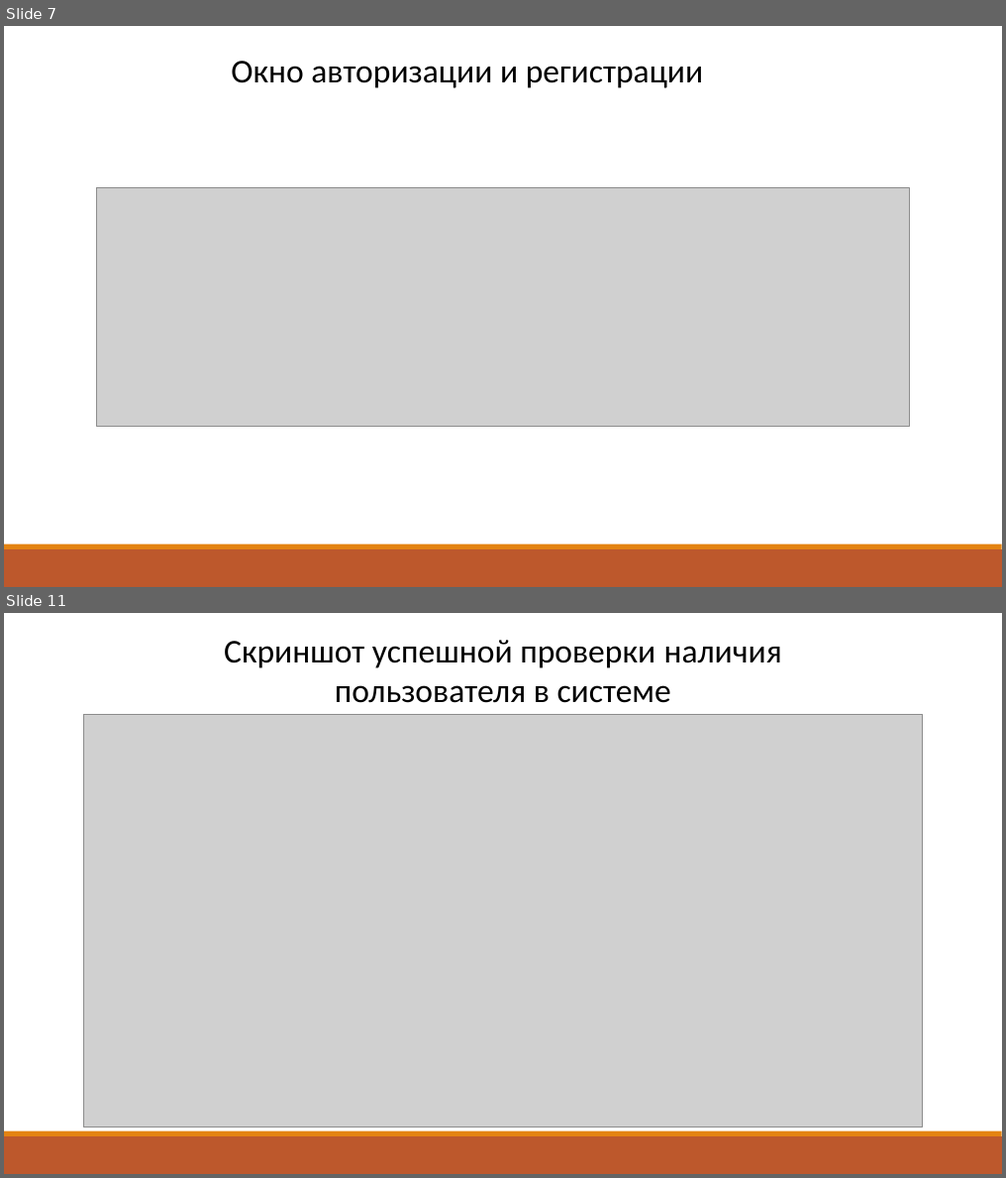
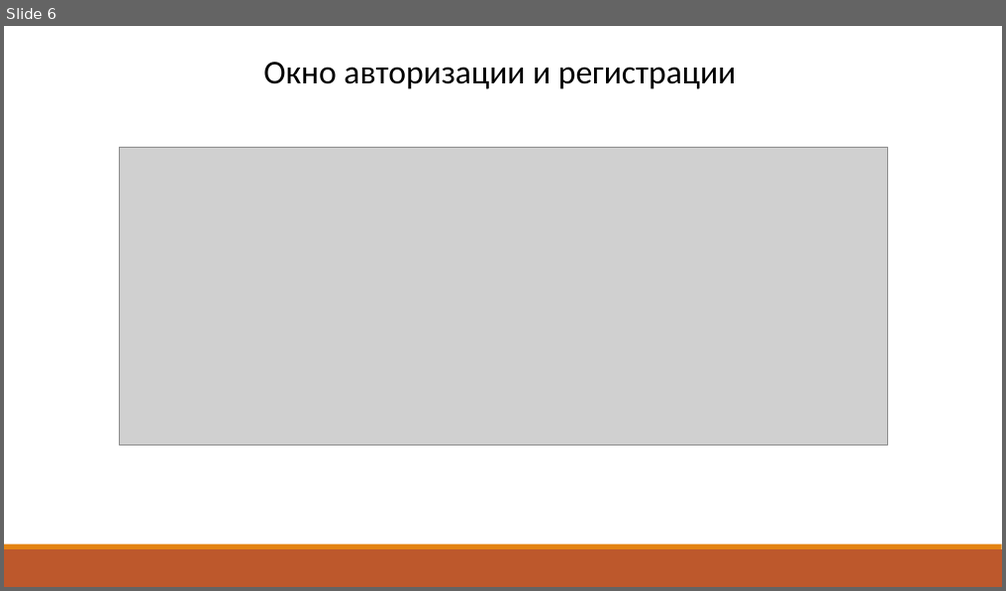
Before and after one commit to Artjxm/Uni-Dir-Across-PCs, a slide deck: 3rd-Grade/Sixth-Semester/Course-Project/docs/Московка_АА_Презентация.pptx. Shown one above the other, each under a label of ours: slides 7 and 11 before the commit, slide 6 after it; the slides between them are not shown. The pictures are 1006x1178 and 1006x591 pixels, drawn with LibreOffice and Linux fonts; fonts in the diff are those of the drawing; grey boxes stand for pictures. Boxes give left, top, right and bottom in pixels: in the first picture for what was removed or moved away, otherwise in the second. Text is boxed around its words. In the diff, an @@ line names an element or a change of style, - is before the commit and + after.

```diff
--- a/3rd-Grade/Sixth-Semester/Course-Project/docs/Московка_АА_Презентация.pptx
+++ b/3rd-Grade/Sixth-Semester/Course-Project/docs/Московка_АА_Презентация.pptx
@@ slide 11 removed at [4,613,1002,1174], background #FFFFFF; not listed: 2 template elements that a slide beside it also shows @@
@@ text removed at [224,640,782,703] @@
-Скриншот успешной проверки наличия пользователя в системе
@@ picture removed at [83,714,923,1128] @@
@@ what was slide 7 is now slide 6 @@
@@ slide 6 changed as well @@
@@ text "Окно авторизации и регистрации": place and size @@
-text "Окно авторизации и регистрации" at [231,61,703,88]
+text "Окно авторизации и регистрации" at [263,62,736,89]
@@ picture: place and size @@
-picture at [97,187,909,427]
+picture at [119,148,887,446]
```
Also in this commit, not shown: 3 other slides changed, 7 slides added, 7 other slides removed, 4 other files.
